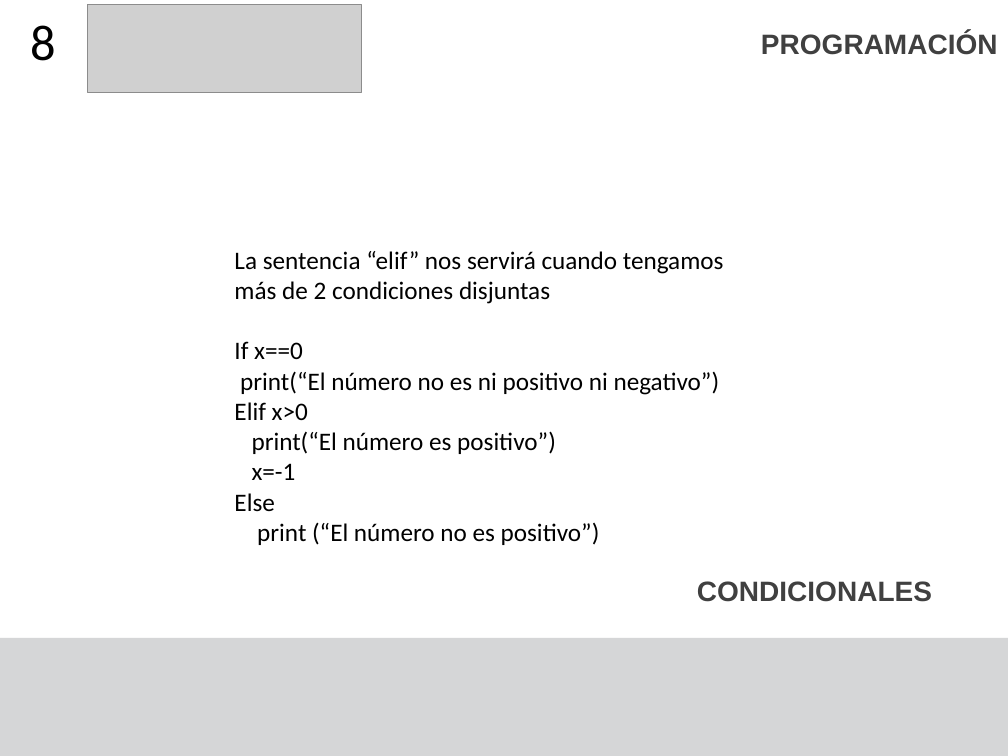
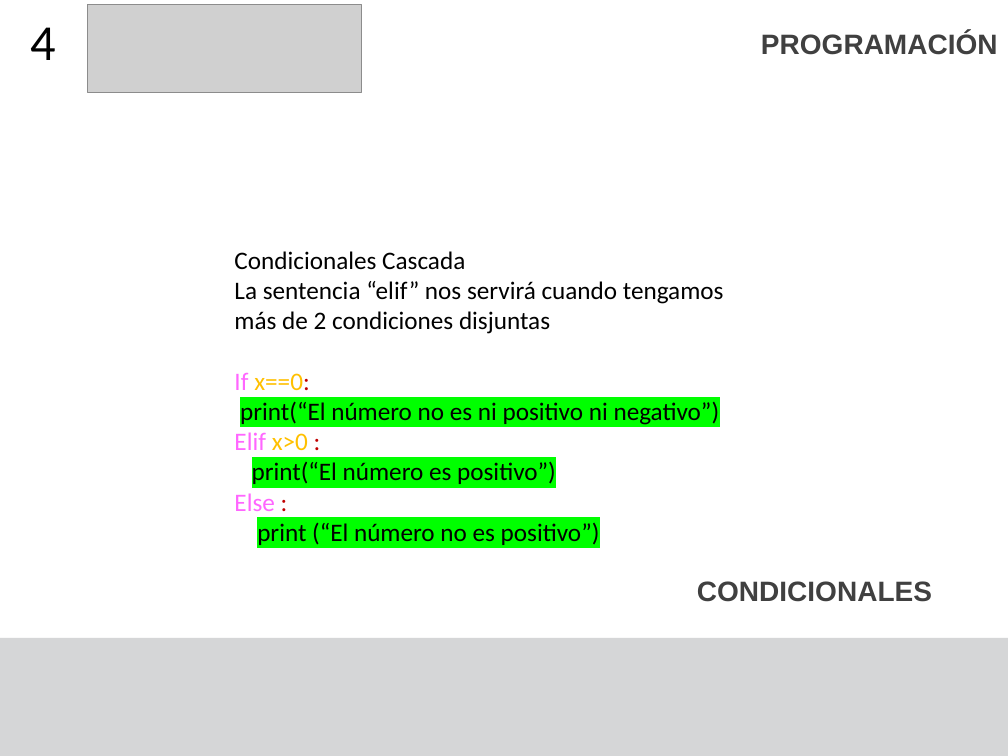
Before and after one commit to F4bian1012/Intro_Programacion, a slide deck: slide 4 of Sesion_4/Condicionales y ciclos.pptx (slide 9 before the commit). Drawn at 1008x756 pixels with LibreOffice and Linux fonts; fonts in the diff are those of the drawing; grey boxes stand for pictures. Boxes give left, top, right and bottom in pixels: in the first picture for what was removed or moved away, otherwise in the second. Text is boxed around its words. In the diff, an @@ line names an element or a change of style, - is before the commit and + after.

```diff
--- a/Sesion_4/Condicionales y ciclos.pptx
+++ b/Sesion_4/Condicionales y ciclos.pptx
@@ title at (30, 27, 56, 60): text changed @@
-8
+4
@@ text at (234, 251, 465, 270): paragraph added @@
+Condicionales Cascada
@@ text at (234, 373, 310, 390): text changed; text colour #000000 to #FFC000 @@
-If x==0
+If x==0:
@@ text at (240, 401, 720, 545): highlight none to #00FF00 in "print(“El número no es ni positivo ni ...", "print(“El número es positivo”)", "print (“El número no es positivo”)" @@
@@ text at (234, 432, 308, 450): text changed; text colour #000000 to #FF66FF @@
-Elif x>0
+Elif x>0 :
@@ text at (234, 493, 274, 511): text changed; text colour #000000 to #FF66FF @@
-x=-1
-Else
+Else :
```
Also in this commit, not shown: 9 other slides changed, 1 slide added, 17 slides removed, 2 other files.
